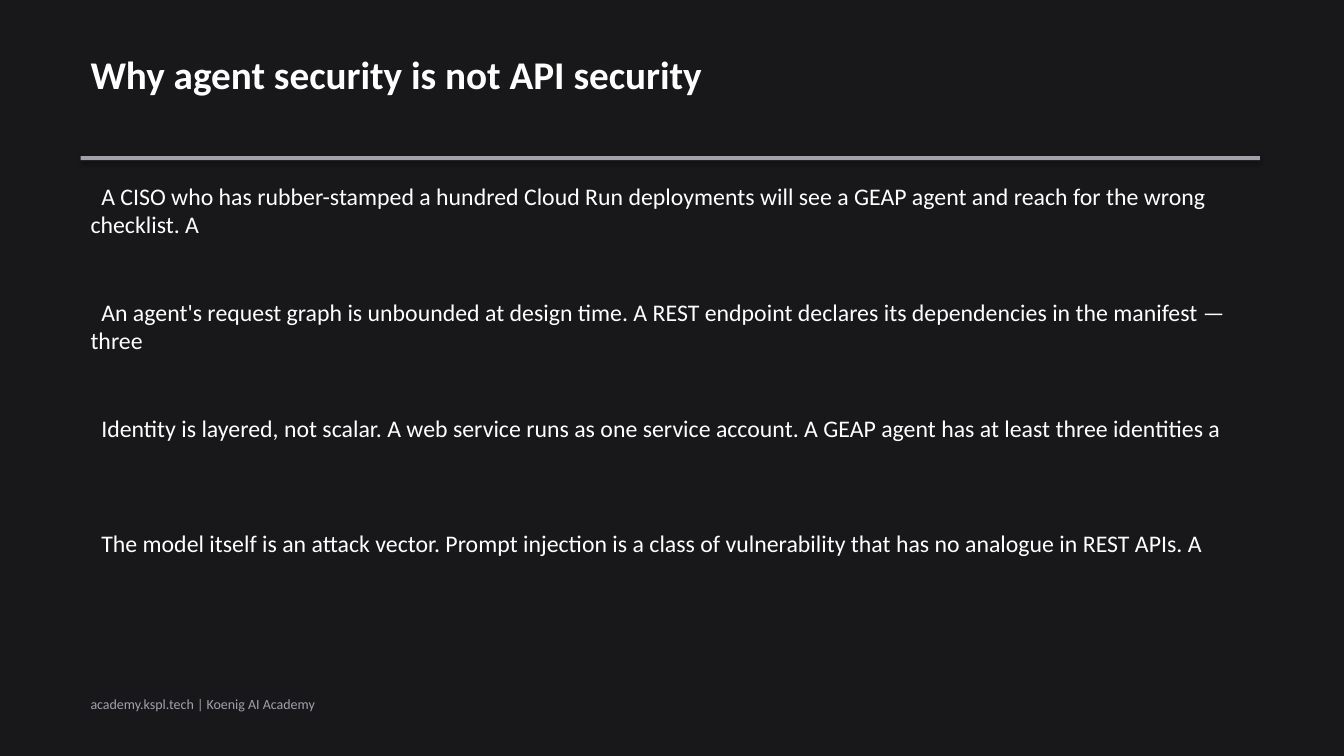
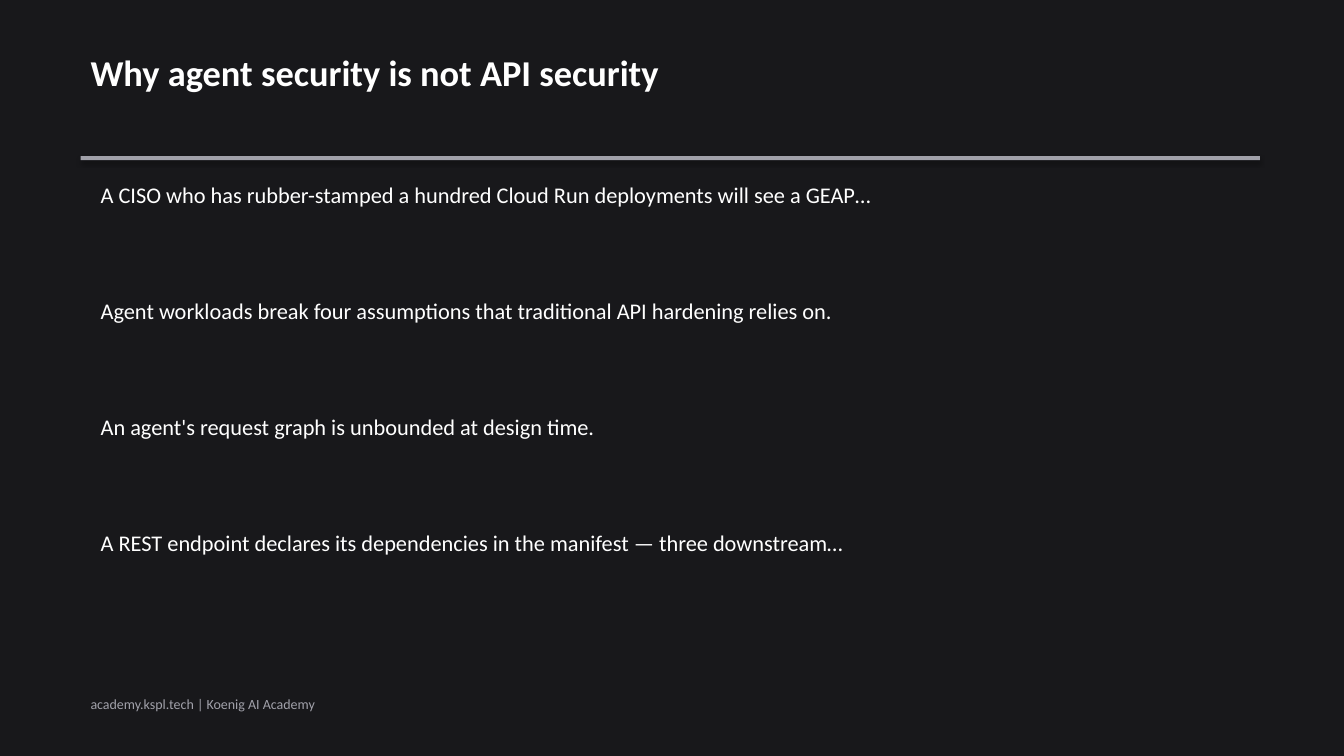
Before and after one commit to Koenig-Solutions-Private-Limited/koenig-ai-org, a slide deck: slide 4 of vault/courses/gemini-enterprise-agents/ch05-slides.pptx (slide 3 before the commit). Drawn at 1344x756 pixels with LibreOffice and Linux fonts; fonts in the diff are those of the drawing. Boxes give left, top, right and bottom in pixels: in the first picture for what was removed or moved away, otherwise in the second. Text is boxed around its words. In the diff, an @@ line names an element or a change of style, - is before the commit and + after.

```diff
--- a/vault/courses/gemini-enterprise-agents/ch05-slides.pptx
+++ b/vault/courses/gemini-enterprise-agents/ch05-slides.pptx
@@ text "Why agent security is not ..." at box(91, 60, 658, 92): size 28 to 26 pt @@
@@ text at box(101, 187, 871, 207): text changed; size 17 to 16 pt @@
-A CISO who has rubber-stamped a hundred Cloud Run deployments will see a GEAP agent and reach for the wrong checklist. A
+A CISO who has rubber-stamped a hundred Cloud Run deployments will see a GEAP…
@@ text at box(101, 303, 831, 323): text changed; size 17 to 16 pt @@
-An agent's request graph is unbounded at design time. A REST endpoint declares its dependencies in the manifest — three
+Agent workloads break four assumptions that traditional API hardening relies on.
@@ text at box(101, 419, 594, 439): text changed; size 17 to 16 pt @@
-Identity is layered, not scalar. A web service runs as one service account. A GEAP agent has at least three identities a
+An agent's request graph is unbounded at design time.
@@ text at box(101, 535, 843, 555): text changed; size 17 to 16 pt @@
-The model itself is an attack vector. Prompt injection is a class of vulnerability that has no analogue in REST APIs. A
+A REST endpoint declares its dependencies in the manifest — three downstream…
```
Also in this commit, not shown: 4 other slides changed, 2 slides added, 2 slides removed, 2 other files.
